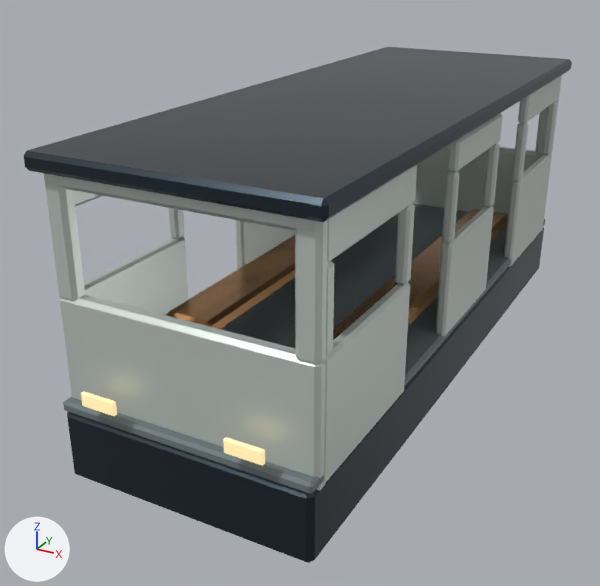
The glTF model ui/3d/system-world/v2/tram.lod0.glb: old version first, new version second.
The view is the same before and after, from a 50 mm lens placed at (4.08, -9.07, 5.17), pointed at (-0.48, -0.78, 1.02). Lighting does not change. The marker at lower left points along +X, +Y and +Z. The older version comes first. Where no turn or scale is listed for an object, it has been applied to the vertices. Vertices at exactly the same position are counted once.

In view in the first picture: 'door_l', 'door_r', 'structure'.
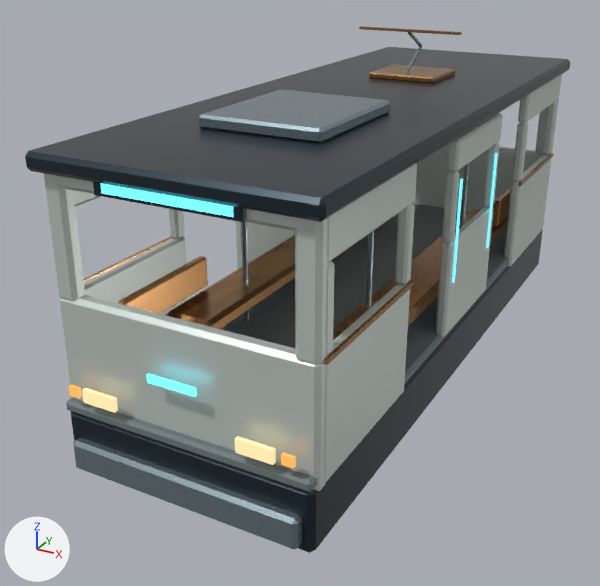
Boxes [x1, y1, x2, y2] around the edits, measured in the pictures (600 x 586 px; the box of a moved part takes in the faces that stretch with it):
'structure', reshaped: before [24, 47, 572, 563]; after [25, 26, 570, 553]
'door_r', reshaped: before [435, 113, 503, 336]; after [435, 113, 503, 338]
part 1 of me_tram_door_r, added: after [453, 179, 463, 283]
part 2 of me_tram_door_r, added: after [487, 153, 498, 248]
part 3 of me_tram_structure, moved or reshaped: before [67, 228, 544, 563]; after [71, 230, 543, 553]
part 4 of me_tram_structure, added: after [93, 182, 246, 222]
part 5 of me_tram_structure, moved or reshaped: before [24, 47, 572, 222]; after [25, 47, 570, 222]
part 6 of me_tram_structure, moved or reshaped: before [63, 203, 545, 494]; after [66, 203, 544, 492]
part 7 of me_tram_structure, added: after [241, 222, 249, 321]
part 8 of me_tram_structure, added: after [366, 230, 374, 311]
part 9 of me_tram_structure, added: after [460, 163, 469, 228]
part 10 of me_tram_structure, added (beige): after [82, 388, 118, 413]
part 11 of me_tram_structure, added (beige): after [235, 436, 276, 465]
part 12 of me_tram_structure, added: after [68, 384, 82, 398]
part 13 of me_tram_structure, added: after [281, 452, 296, 469]
part 14 of me_tram_structure, added (cyan): after [146, 373, 197, 397]
part 15 of me_tram_structure, added (cyan): after [100, 183, 234, 217]
part 16 of me_tram_structure, deleted (beige): before [81, 391, 117, 416]
part 17 of me_tram_structure, deleted (beige): before [223, 437, 265, 466]
part 18 of me_tram_structure, added: after [359, 26, 553, 226]
part 19 of me_tram_structure, added: after [73, 89, 413, 550]

The change, as a list of edits to the scene's bpy script:
```text
Change me_tram_door_r:
    remove me_tram_door_r.from_pydata(...)  # 92 vertices, 176 faces; spans x 1.29..1.41, y -0.8..0.8, z 0.85..3.15
    add me_tram_door_r.from_pydata(...)  # 108 vertices, 200 faces; spans x 1.29..1.42, y -0.8..0.8, z 0.85..3.15
    me_tram_door_r part 1: a new loose piece, a box spanning x 1.405..1.425, y -0.651..-0.621, z 1.5..2.7, in mat_city_cyan (cyan #55d0e7, glowing cyan #5ee5ff)
    me_tram_door_r part 2: a new loose piece, a box spanning x 1.405..1.425, y 0.621..0.651, z 1.5..2.7, in mat_city_cyan (cyan #55d0e7, glowing cyan #5ee5ff)
    add me_tram_door_r.materials.append(mat_city_cyan)  # cyan #55d0e7, glowing cyan #5ee5ff
Change me_tram_structure:
    remove me_tram_structure.from_pydata(...)  # 744 vertices, 1364 faces; spans x -1.5..1.5, y -4.12..4.0, z 0.0..3.39
    add me_tram_structure.from_pydata(...)  # 1400 vertices, 2508 faces; spans x -1.48..1.48, y -4.06..4.06, z 0.02..4.0
    me_tram_structure part 3: the loose piece of 24 vertices spanning x -1.4..1.4, y -4.0..4.0, z 0.0..0.8 is scaled about its middle by (0.993, 0.99, 0.89), then moved by (0.0, 0.0, 0.04)
    me_tram_structure part 4: a new loose piece, a box spanning x -0.75..0.75, y -3.93..-3.89, z 3.085..3.235, in mat_city_graphite (dark blue #323e46)
    me_tram_structure part 5: the loose piece of 24 vertices spanning x -1.5..1.5, y -4.0..4.0, z 3.21..3.39 is scaled about its middle by (0.986, 1, 1)
    me_tram_structure part 6: the loose piece of 24 vertices spanning x -1.4..1.4, y -4.0..4.0, z 0.78..0.9 is scaled about its middle by (0.986, 0.995, 1)
    me_tram_structure part 7: a new loose piece, a 12-sided cylinder along z spanning x -0.811..-0.755, y -1.578..-1.522, z 0.9..3.2, in mat_city_titanium (grey #90a2aa)
    me_tram_structure part 8: a new loose piece, a 12-sided cylinder along z spanning x 0.755..0.811, y -1.578..-1.522, z 0.9..3.2, in mat_city_titanium (grey #90a2aa)
    me_tram_structure part 9: a new loose piece, a 12-sided cylinder along z spanning x 0.755..0.811, y 1.522..1.578, z 0.9..3.2, in mat_city_titanium (grey #90a2aa)
    me_tram_structure part 10: a new loose piece, a box spanning x -1.05..-0.67, y -4.045..-3.995, z 1.01..1.15, in mat_city_ivory (beige #e7ce99, glowing beige #d1bb8a)
    me_tram_structure part 11: a new loose piece, a box spanning x 0.67..1.05, y -4.045..-3.995, z 1.01..1.15, in mat_city_ivory (beige #e7ce99, glowing beige #d1bb8a)
    me_tram_structure part 12: a new loose piece, a box spanning x -1.24..-1.12, y -4.03..-3.99, z 1.03..1.13, in mat_city_warm (orange #d38e45, glowing orange #eda04f)
    me_tram_structure part 13: a new loose piece, a box spanning x 1.12..1.24, y -4.03..-3.99, z 1.03..1.13, in mat_city_warm (orange #d38e45, glowing orange #eda04f)
    me_tram_structure part 14: a new loose piece, a box spanning x -0.26..0.26, y -4.03..-4.0, z 1.44..1.52, in mat_city_cyan (cyan #55d0e7, glowing cyan #5ee5ff)
    me_tram_structure part 15: a new loose piece, a box spanning x -0.66..0.66, y -3.939..-3.924, z 3.115..3.205, in mat_city_cyan (cyan #55d0e7, glowing cyan #5ee5ff)
    me_tram_structure part 16: the loose piece of 24 vertices spanning x -1.0..-0.6, y -4.12..-4.07, z 1.02..1.18 is deleted
    me_tram_structure part 17: the loose piece of 24 vertices spanning x 0.6..1.0, y -4.12..-4.07, z 1.02..1.18 is deleted
    me_tram_structure part 18: 216 vertices added at x -1.43..1.43, y 1.0..4.06, z 0.02..4.0
    me_tram_structure part 19: 112 vertices added at x -1.43..1.43, y -4.06..-0.9, z 0.17..3.52
    other edits to the shape of me_tram_structure do not show in these pictures
    add me_tram_structure.materials.append(mat_city_titanium)  # grey #90a2aa
    add me_tram_structure.materials.append(mat_city_warm)  # orange #d38e45, glowing orange #eda04f
    add me_tram_structure.materials.append(mat_city_cyan)  # cyan #55d0e7, glowing cyan #5ee5ff
```
